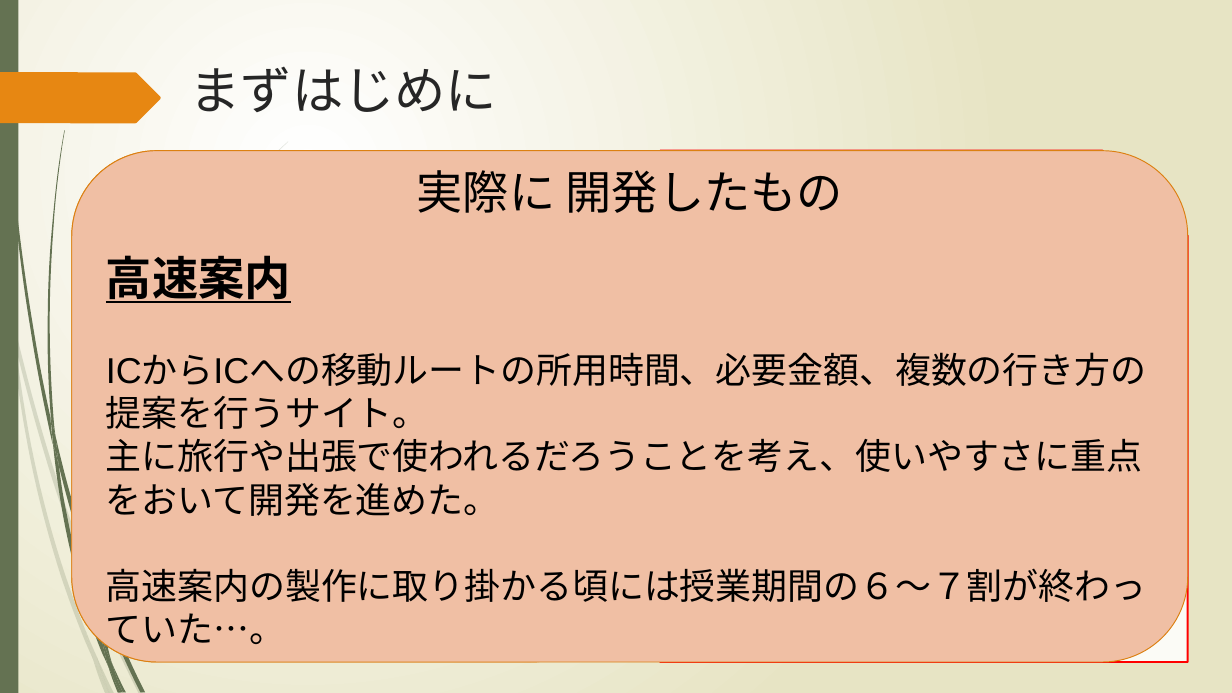
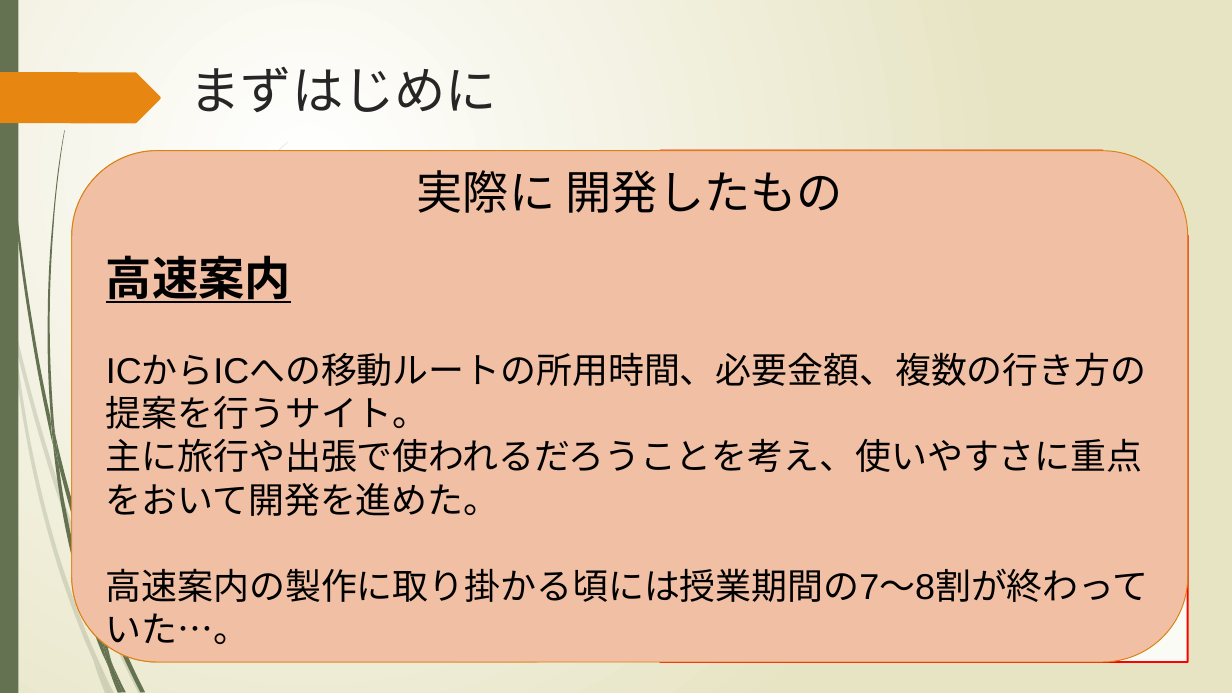
Before and after one commit to Iorin0124/KCGproject2, a slide deck: slide 3 of memo/高速案内.pptx. Drawn at 1232x693 pixels with LibreOffice and Linux fonts; fonts in the diff are those of the drawing. Boxes give left, top, right and bottom in pixels: in the first picture for what was removed or moved away, otherwise in the second. Text is boxed around its words. In the diff, an @@ line names an element or a change of style, - is before the commit and + after.

```diff
--- a/memo/高速案内.pptx
+++ b/memo/高速案内.pptx
@@ text in rounded rectangle at bbox=[106, 568, 1149, 652]: text changed @@
-高速案内の製作に取り掛かる頃には授業期間の６～７割が終わっていた…。
+高速案内の製作に取り掛かる頃には授業期間の7～8割が終わっていた…。
```
Also in this commit, not shown: 5 other slides changed.
